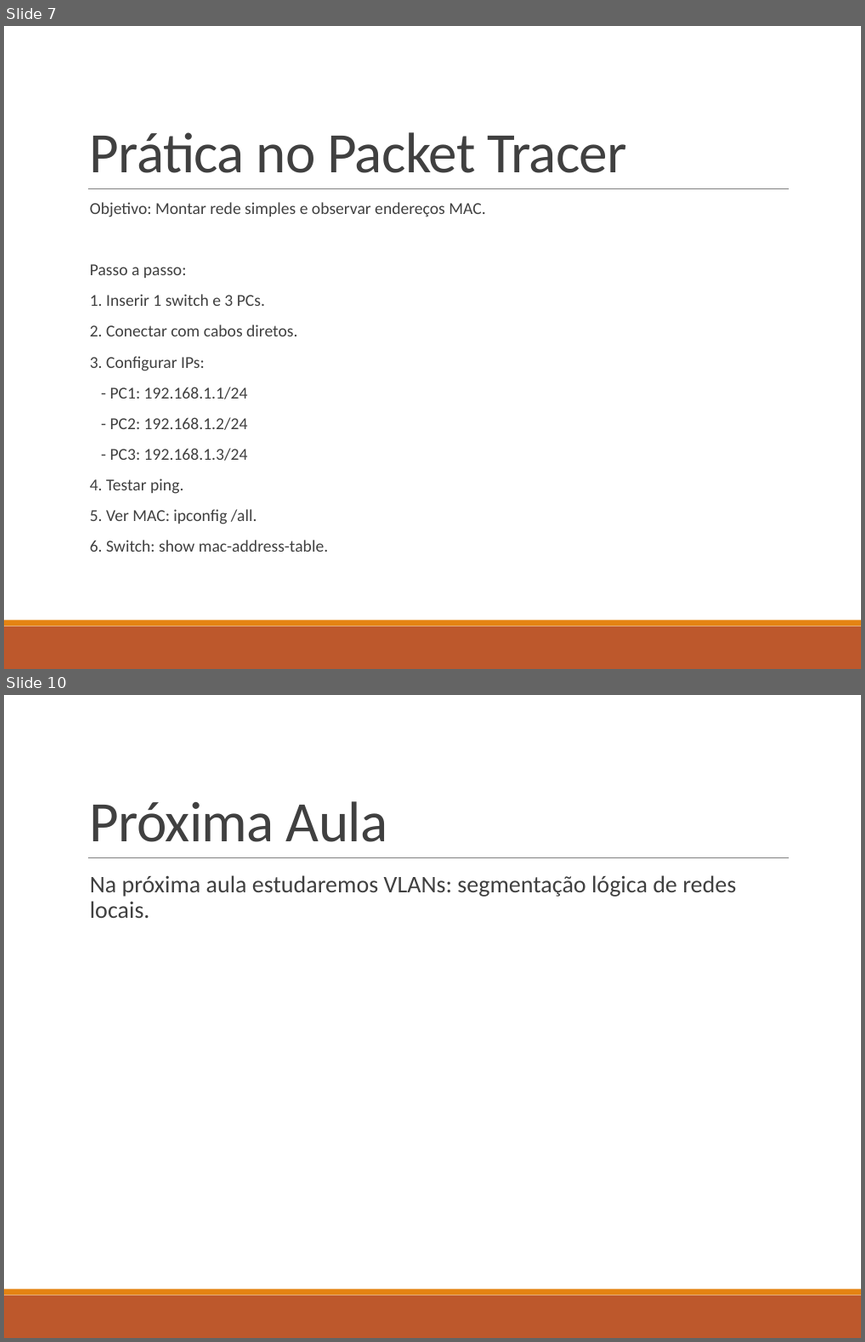
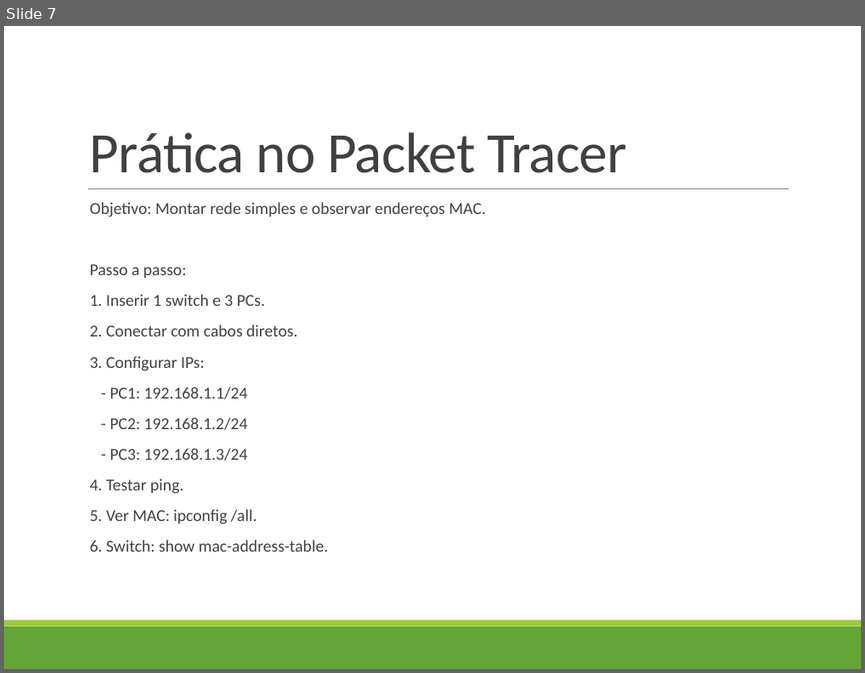
Before and after one commit to profAndreSouza/Material, a slide deck: Tecnologia da Informação e Conectividade/04-Ethernet.pptx. Shown one above the other, each under a label of ours: slides 7 and 10 before the commit, slide 7 after it; the slides between them are not shown. The pictures are 865x1342 and 865x673 pixels, drawn with LibreOffice and Linux fonts; fonts in the diff are those of the drawing. Boxes give left, top, right and bottom in pixels: in the first picture for what was removed or moved away, otherwise in the second. Text is boxed around its words. In the diff, an @@ line names an element or a change of style, - is before the commit and + after.

```diff
--- a/Tecnologia da Informação e Conectividade/04-Ethernet.pptx
+++ b/Tecnologia da Informação e Conectividade/04-Ethernet.pptx
@@ slide 10 removed at bbox=[4, 695, 861, 1338], background #FFFFFF; not listed: 3 template elements that a slide beside it also shows @@
@@ title removed at bbox=[90, 801, 388, 842] @@
-Próxima Aula
@@ text removed at bbox=[90, 875, 736, 918] @@
-  Na próxima aula estudaremos VLANs: segmentação lógica de redes locais.
@@ slide 7 changed as well @@
@@ rectangle at bbox=[4, 626, 861, 669]: fill #BD582C to #63A537 @@
@@ rectangle at bbox=[4, 620, 861, 626]: fill #E48312 to #99CB38 @@
```
Also in this commit, not shown: 6 other slides changed, 2 other slides removed, 1 other file.
